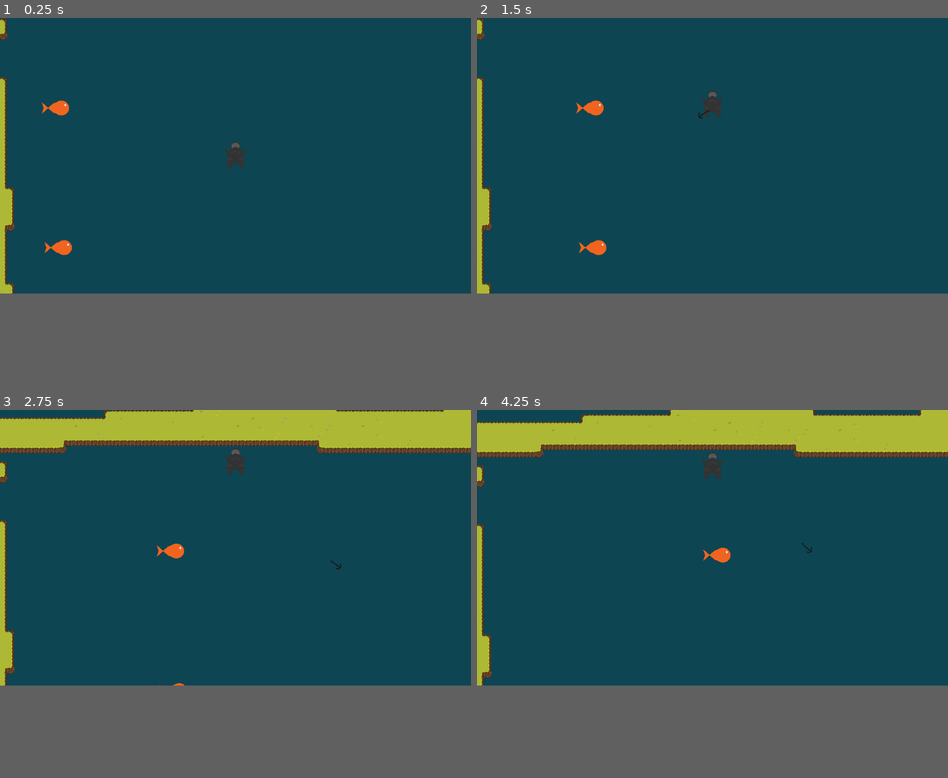
Above: before the commit, frames 1-4 (two rows, left to right).
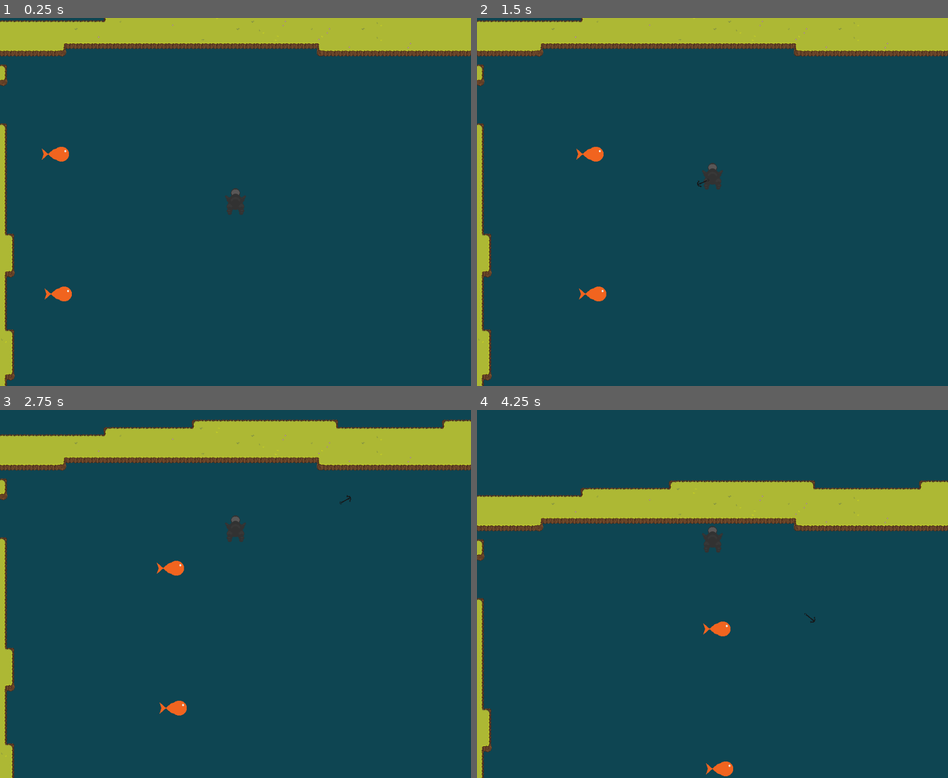
Above: after the commit, the same moments.

Repository: TeamKebab/GodotWildJam41
Game: Godot game, scene res://main.tscn
Same seed, same stepped clock (60 frames per second), same inputs: the game is played once before the commit and once after it.
Inputs (mouse positions are in pixels of both pictures, inside the frame that each line leads up to):
- Up to frame 1 (0.25 s): no input
- Up to frame 2 (1.5 s): move the mouse to (816, 143) at 0.52 s; click (816, 143) at 0.67 s; move the mouse to (618, 168) at 1.27 s; click (618, 168) at 1.42 s
- Up to frame 3 (2.75 s): move the mouse to (282, 487) at 2.02 s; click (282, 487) at 2.17 s
- Up to frame 4 (4.25 s): move the mouse to (688, 601) at 2.77 s; click (688, 601) at 2.92 s; move the mouse to (853, 590) at 3.52 s; click (853, 590) at 3.67 s
In our replay, the window is 800x468 before the commit and 800x625 after it. These sizes can differ from the game's own. Grey fills any space a smaller window leaves; there, only what the larger window draws over its background counts as a difference.

The runs differ from the first frame. In frame 1, 12% of the frame differs, in the area x 0-100%, y 0-100%; in frame 2, 12%; in frame 3, 12%; in frame 4, 24%.

Commit message:
harpoon max length

Diff:
--- a/src/player/harpoon/harpoon.gd
+++ b/src/player/harpoon/harpoon.gd
@@ -4,7 +4,7 @@
 signal hit(fish)
 
 
-export var max_length: int = 400
+export var max_length: int = 300
 export var speed: int = 500
 
 
@@ -46,5 +46,9 @@
 	return squared_length() > squared_max_length
 
 
+func is_anchored() -> bool:
+	return anchored_fish != null
+
+
 func _on_fish_hit(fish: Area2D) -> void:
 	emit_signal("hit", fish)
--- a/src/player/player.gd
+++ b/src/player/player.gd
@@ -1,29 +1,65 @@
 extends KinematicBody2D
 
 
-export var pull: int = 100
-export var friction: int = 10
+export var float_acceleration: int = 150
+export var friction_acceleration: int = 100
+export var reel_in_acceleration: int = 500
 
-export var reel_in_speed: int = 500
 export var max_speed: int = 5000
 export var max_float_speed: int = 200
 
+export var disco_mode: bool = false
+
 var motion = Vector2.ZERO
-
 
 onready var harpoon = get_parent().find_node("Harpoon")
 
 
 func _physics_process(delta: float) -> void:
-	if is_reeling_in():
-		var fish_direction = (harpoon.global_position - global_position).normalized()
-		motion = motion.move_toward(max_speed * fish_direction, reel_in_speed * delta)
+	var fish_direction = (harpoon.global_position - global_position).normalized()
+
+	if harpoon.is_anchored():
+		if is_reeling_in():
+			motion = motion.move_toward(max_speed * fish_direction, reel_in_acceleration * delta)
+		else:
+			float_up(delta)
+			motion = motion.move_toward(Vector2.ZERO, friction_acceleration * delta)
 	else:
-		motion = motion.move_toward(Vector2(0, -max_float_speed), pull * delta)
+		float_up(delta)
+		motion = motion.move_toward(Vector2.ZERO, friction_acceleration * delta)
+
+	if harpoon.is_anchored() and harpoon.is_max_length():
+		var projected = motion.project(fish_direction)
+		if projected.y < 0:
+			motion = projected.x * fish_direction.rotated(PI/2)
 
 	motion = move_and_slide(motion, Vector2.DOWN)
 
 
+	if harpoon.is_anchored() and harpoon.is_max_length():
+		global_position = harpoon.global_position - harpoon.max_length * fish_direction
+
+	update()
+
+
+func _draw():
+	if disco_mode:
+		if harpoon.is_anchored():
+			draw_line(Vector2.ZERO, harpoon.global_position - global_position, Color.aqua, 4)
+
+		draw_line(Vector2.ZERO, motion, Color.red, 2)
+
+		if harpoon.is_anchored() :
+			var fish_direction = (harpoon.global_position - global_position).normalized()
+			var projected = motion.project(fish_direction)
+
+			draw_line(Vector2.ZERO, projected.x * fish_direction.rotated(PI/2), Color.green, 2)
+			draw_line(Vector2.ZERO, projected.y * fish_direction, Color.purple, 2)
+
+
+func float_up(delta: float) -> void:
+	motion.y = max(-max_float_speed, motion.y - float_acceleration * delta)
+
 
 func is_reeling_in() -> bool:
-	return harpoon.anchored_fish != null and Input.is_mouse_button_pressed(BUTTON_RIGHT)
+	return Input.is_mouse_button_pressed(BUTTON_RIGHT)
--- a/src/player/player.tscn
+++ b/src/player/player.tscn
@@ -31,6 +31,6 @@
 drag_margin_v_enabled = true
 smoothing_enabled = true
 drag_margin_left = 0.9
-drag_margin_top = 0.6
+drag_margin_top = 0.3
 drag_margin_right = 0.9
-drag_margin_bottom = 0.6
+drag_margin_bottom = 0.3
--- a/src/project.godot
+++ b/src/project.godot
@@ -27,6 +27,10 @@
 [autoload]
 
 Game="*res://game/game.tscn"
+
+[display]
+
+window/size/height=800
 
 [importer_defaults]
 
